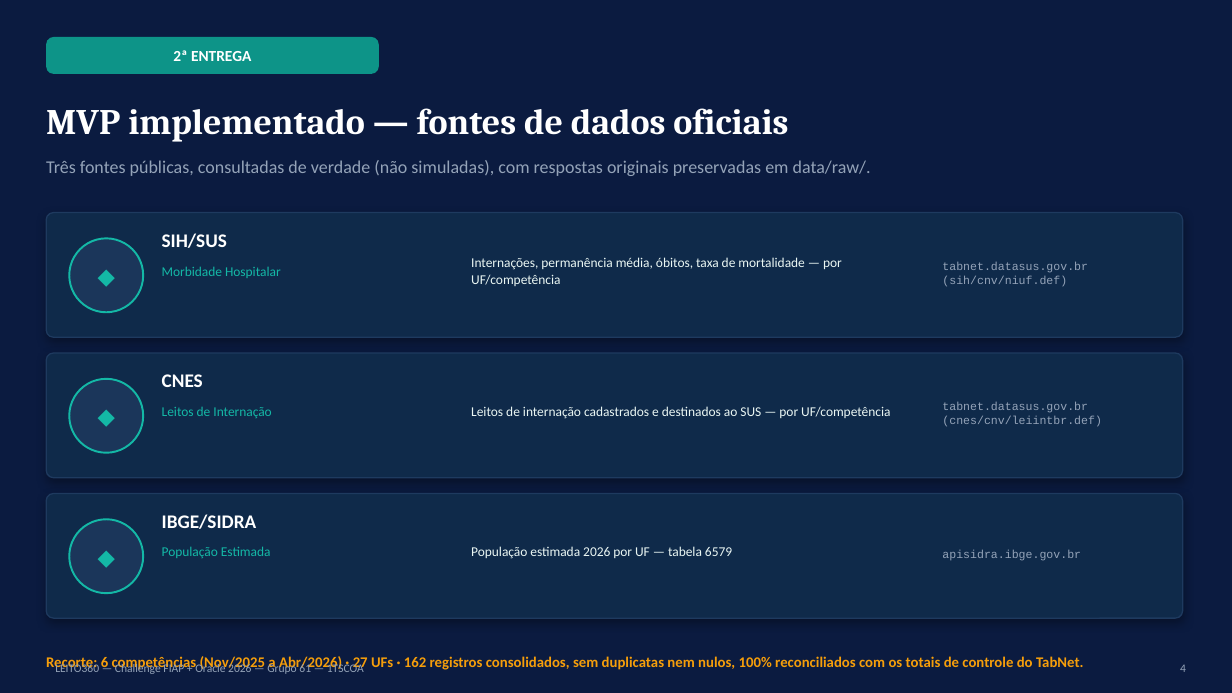
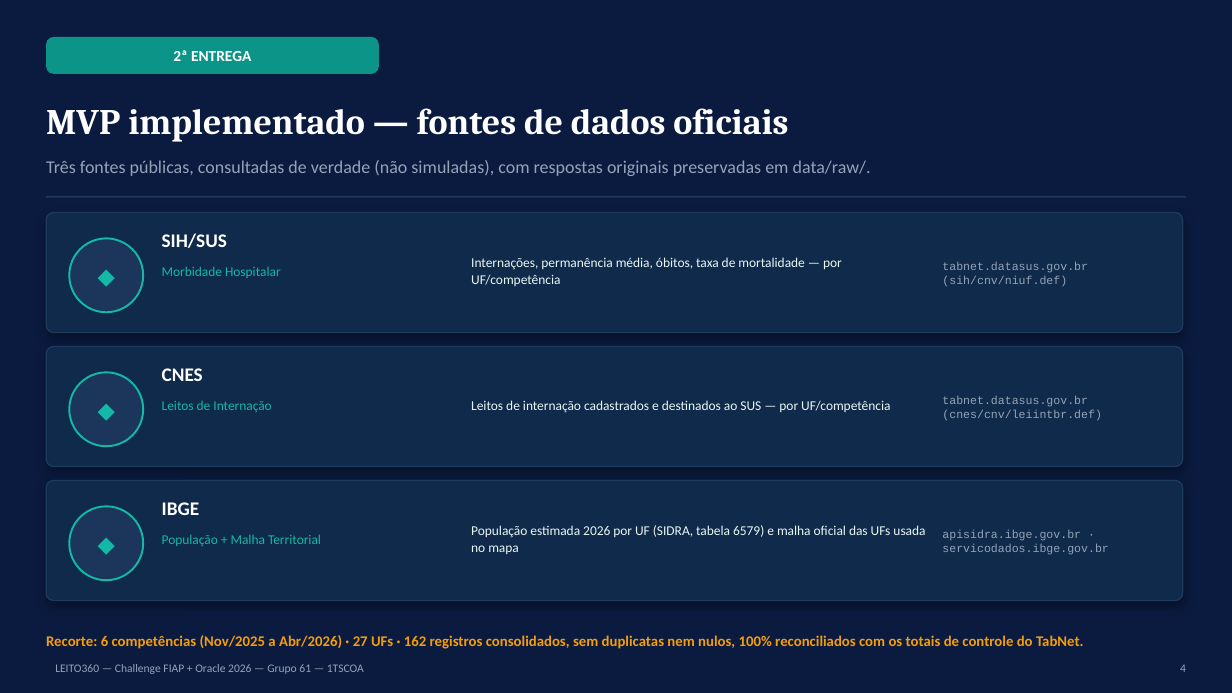
Before and after one commit to gabriellive1817-stack/Leito_360, a slide deck: slide 4 of EC_Sprint_2_1TSCOA_EvidenciasConstrucao_LEITO360_GRUPO61.pptx. Drawn at 1232x693 pixels with LibreOffice and Linux fonts; fonts in the diff are those of the drawing. Boxes give left, top, right and bottom in pixels: in the first picture for what was removed or moved away, otherwise in the second. Text is boxed around its words. In the diff, an @@ line names an element or a change of style, - is before the commit and + after.

```diff
--- a/EC_Sprint_2_1TSCOA_EvidenciasConstrucao_LEITO360_GRUPO61.pptx
+++ b/EC_Sprint_2_1TSCOA_EvidenciasConstrucao_LEITO360_GRUPO61.pptx
@@ rectangle added at [46,196,1186,198], fill #1E3A5F @@
@@ rounded rectangle: place and size @@
-rounded rectangle at [46,213,1183,337]
+rounded rectangle at [46,213,1183,333]
@@ rounded rectangle: place and size @@
-rounded rectangle at [46,353,1183,478]
+rounded rectangle at [46,347,1183,467]
@@ 5 texts, 1 ellipse: place and size @@
-5 texts, 1 ellipse at [69,374,1102,453]
+5 texts, 1 ellipse at [69,368,1102,446]
@@ proportions changed in 3 elements at [46,213,1183,333], [46,347,1183,467], [46,481,1183,601] @@
@@ rounded rectangle: place and size @@
-rounded rectangle at [46,494,1183,618]
+rounded rectangle at [46,481,1183,601]
@@ ellipse: place and size @@
-ellipse at [69,519,143,593]
+ellipse at [69,506,143,580]
@@ text "◆": place and size @@
-text "◆" at [69,519,143,593]
+text "◆" at [69,506,143,580]
@@ text at [162,502,200,515]: text changed @@
-IBGE/SIDRA
+IBGE
@@ text at [162,534,321,546]: text changed @@
-População Estimada
+População + Malha Territorial
@@ text at [471,525,925,554]: text changed @@
-População estimada 2026 por UF — tabela 6579
+População estimada 2026 por UF (SIDRA, tabela 6579) e malha oficial das UFs usada no mapa
@@ text at [942,530,1108,555]: text changed @@
-apisidra.ibge.gov.br
+apisidra.ibge.gov.br · servicodados.ibge.gov.br
@@ text "Recorte: 6 competências (Nov/2025 a ...": place and size @@
-text "Recorte: 6 competências (Nov/2025 a ..." at [46,656,1084,671]
+text "Recorte: 6 competências (Nov/2025 a ..." at [46,635,1084,649]
```
Also in this commit, not shown: 17 other slides changed, 8 other files.
